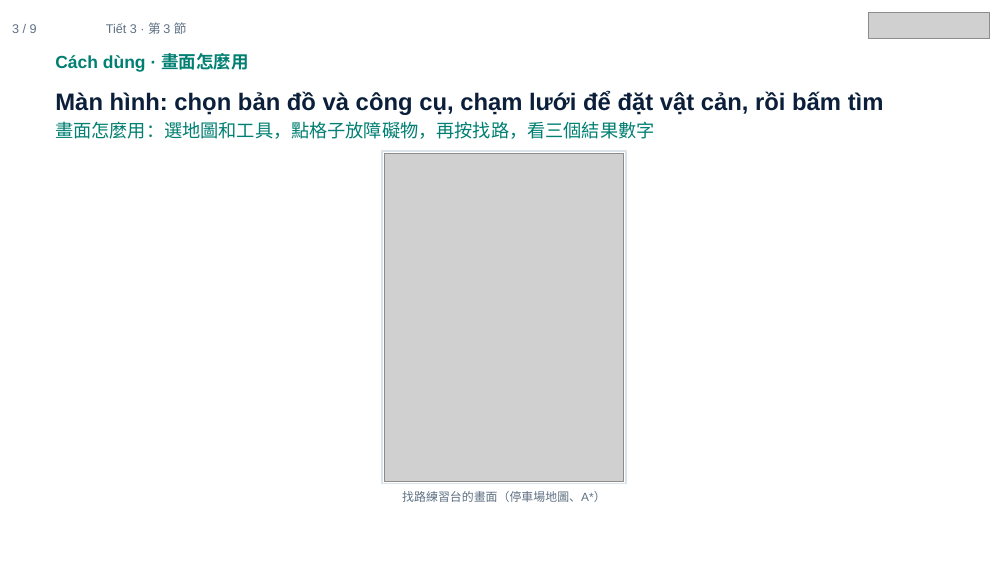
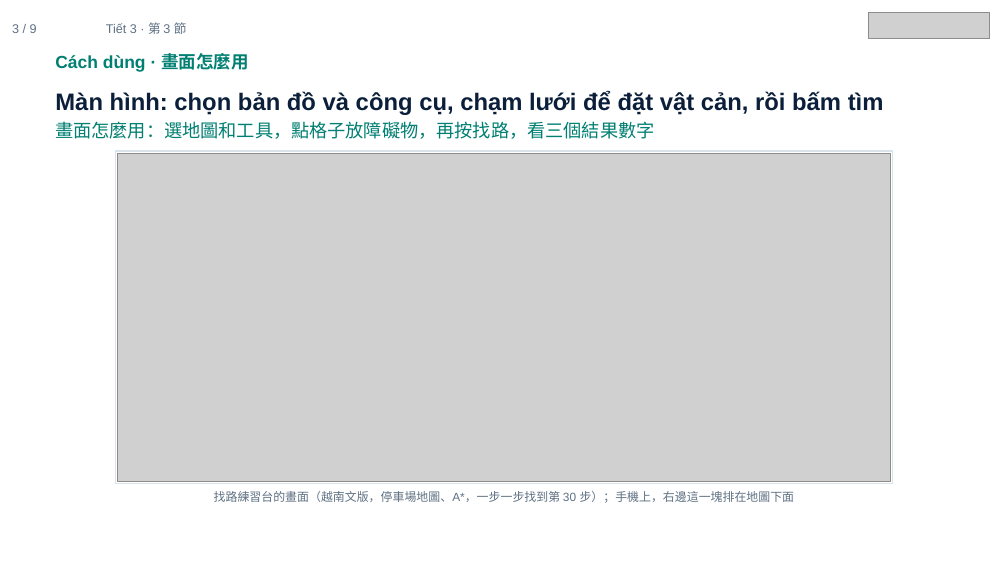
Before and after one commit to ch-neural/MITUST-Principles-of-Self-Driving-Cars, a slide deck: slide 3 of 第十三週(12-03)/第十三週_第3節_簡報.pptx. Drawn at 1008x567 pixels with LibreOffice and Linux fonts; fonts in the diff are those of the drawing; grey boxes stand for pictures. Boxes give left, top, right and bottom in pixels: in the first picture for what was removed or moved away, otherwise in the second. Text is boxed around its words. In the diff, an @@ line names an element or a change of style, - is before the commit and + after.

```diff
--- a/第十三週(12-03)/第十三週_第3節_簡報.pptx
+++ b/第十三週(12-03)/第十三週_第3節_簡報.pptx
@@ rectangle: place and size @@
-rectangle at <box>382,151,626,484</box>
+rectangle at <box>115,151,892,484</box>
@@ picture: place and size @@
-picture at <box>384,153,624,482</box>
+picture at <box>117,153,890,482</box>
@@ text at <box>214,491,795,503</box>: text changed @@
-找路練習台的畫面（停車場地圖、A*）
+找路練習台的畫面（越南文版，停車場地圖、A*，一步一步找到第 30 步）；手機上，右邊這一塊排在地圖下面
```
Also in this commit, not shown: 10 other files.
